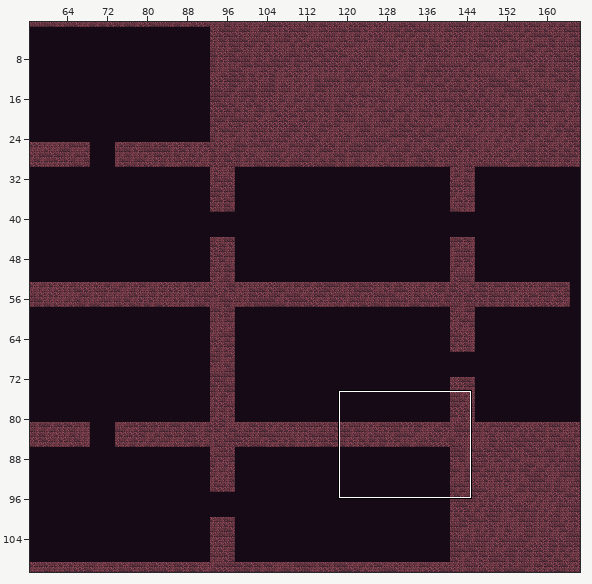
Tiled map, stored at android/assets/maps/CavernMap1.tmx. The first picture is a wide view before the edit; the outline marks the close-up.
Close-up. Before the edit:
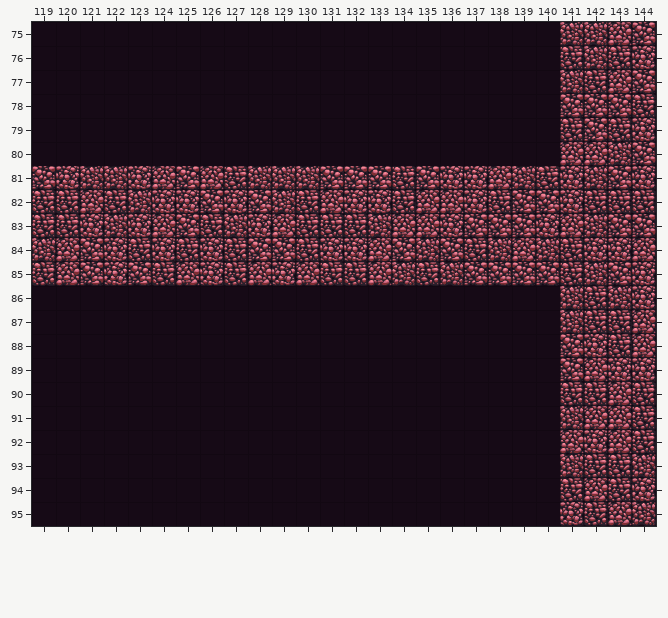
Cells are 64x64 px. Shown: x 119..144, y 75..95. The commit also changed other parts of the map, which this record leaves out.
Once edited:
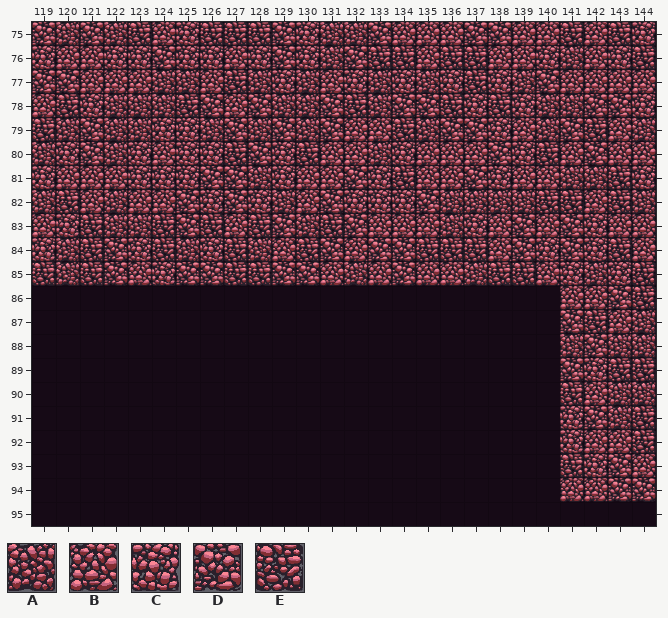
Key: from "tileMapGutter": A 5, B 6, C 7, D 8, E 9.
_ is an empty cell, . an unchanged one.
Changes in this commit:
--- layer "terrain"
@@ x 119..144 @@
-75 ______________________AABD
-76 ______________________EAEC
-77 ______________________AE.D
-78 ______________________D..E
-79 ______________________EDEC
-80 ______________________.BAD
-81 DCAA.BDBE.AAD.D.DCCBAEC.D.
-82 E..EACCDCD.EB..EBBCEDDCE.E
-83 EEC.CB..ACBE.EA..CDD.CBADD
-84 ABDCECE..DD.CCB.AD.ABAE.C.
-85 .BDCDEBC.BCBEE.AEADDDDE.DC
-86 ......................AEAC
-87 ......................A.EB
-88 ......................DCEB
-89 .......................BCC
-90 .......................EBE
-91 ......................ABB.
-92 ......................BC..
-93 ......................AEEA
-94 ......................E.EC
-95 ......................CEBA
+75 DADAEBCEEEDCAADBBBDDBBEBEC
+76 CBBCCDCCBCDCADEEBEEBBCABCE
+77 DDBBBAABEACABCACACECADBB.B
+78 BECAAAEDBDAADEADDECECAA..C
+79 EADAACCADADADBBEADDCBADEBA
+80 ACDACBCCEDCEBBACBBBDCE.DBB
+81 CBBB.CCDD.CBB.C.BBDCBBA.E.
+82 A..ABBDCDC.BD..CDAAAAEEB.A
+83 BCE.AE..BEDA.DB..ACB.BDCBB
+84 CAEDCEA..AB.DBD.EE.BDCD.E.
+85 .AEDBCDD.EDDBA.DBBAEEBC.CE
+86 ......................BBDE
+87 ......................D.BA
+88 ......................ADAA
+89 .......................CEE
+90 .......................BAA
+91 ......................CDA.
+92 ......................CB..
+93 ......................ECDB
+94 ......................B.DD
+95 ......................____
Pixel boxes of the changes (left, top, right, bottom) in both close-ups:
changed: (32, 22, 656, 526)
